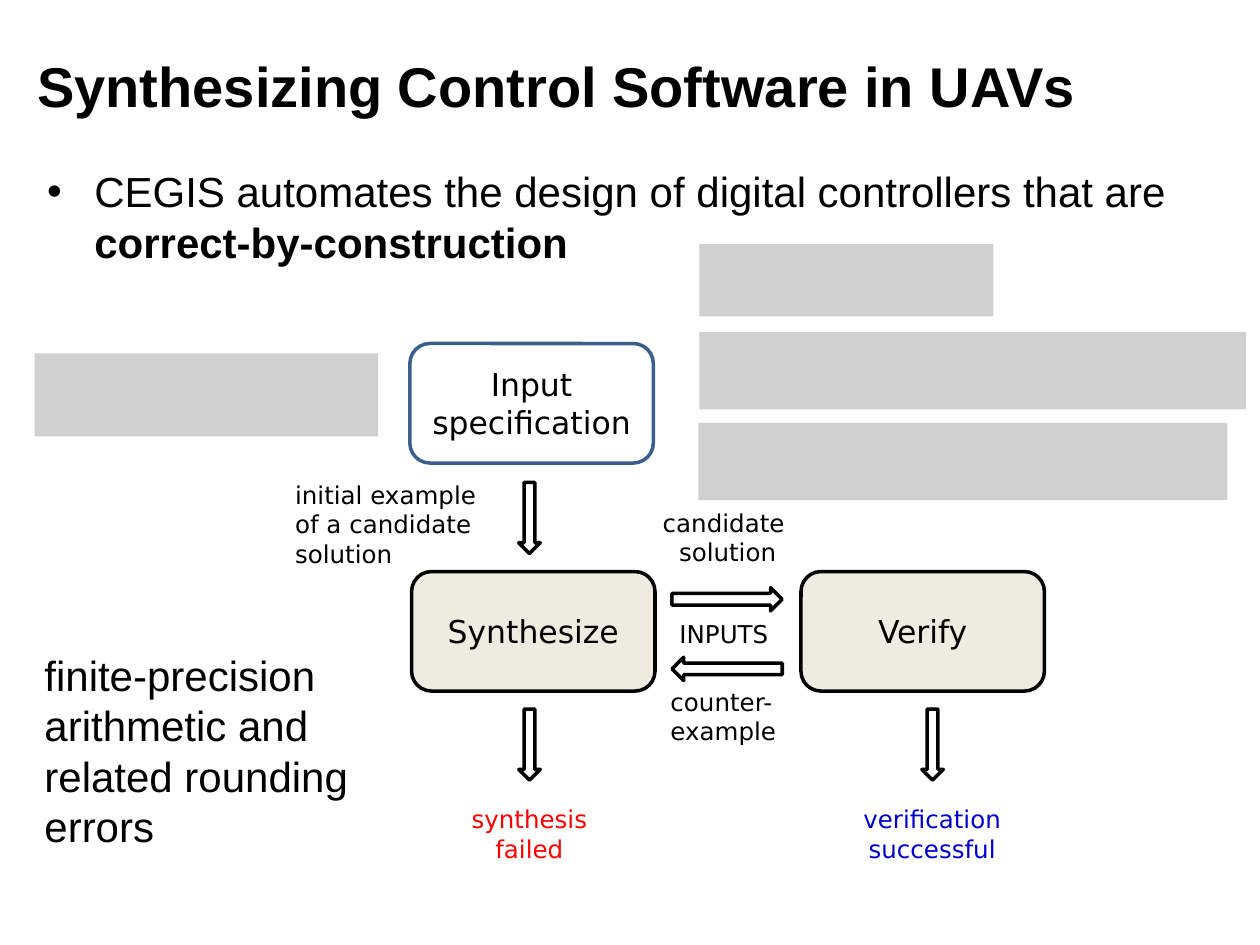
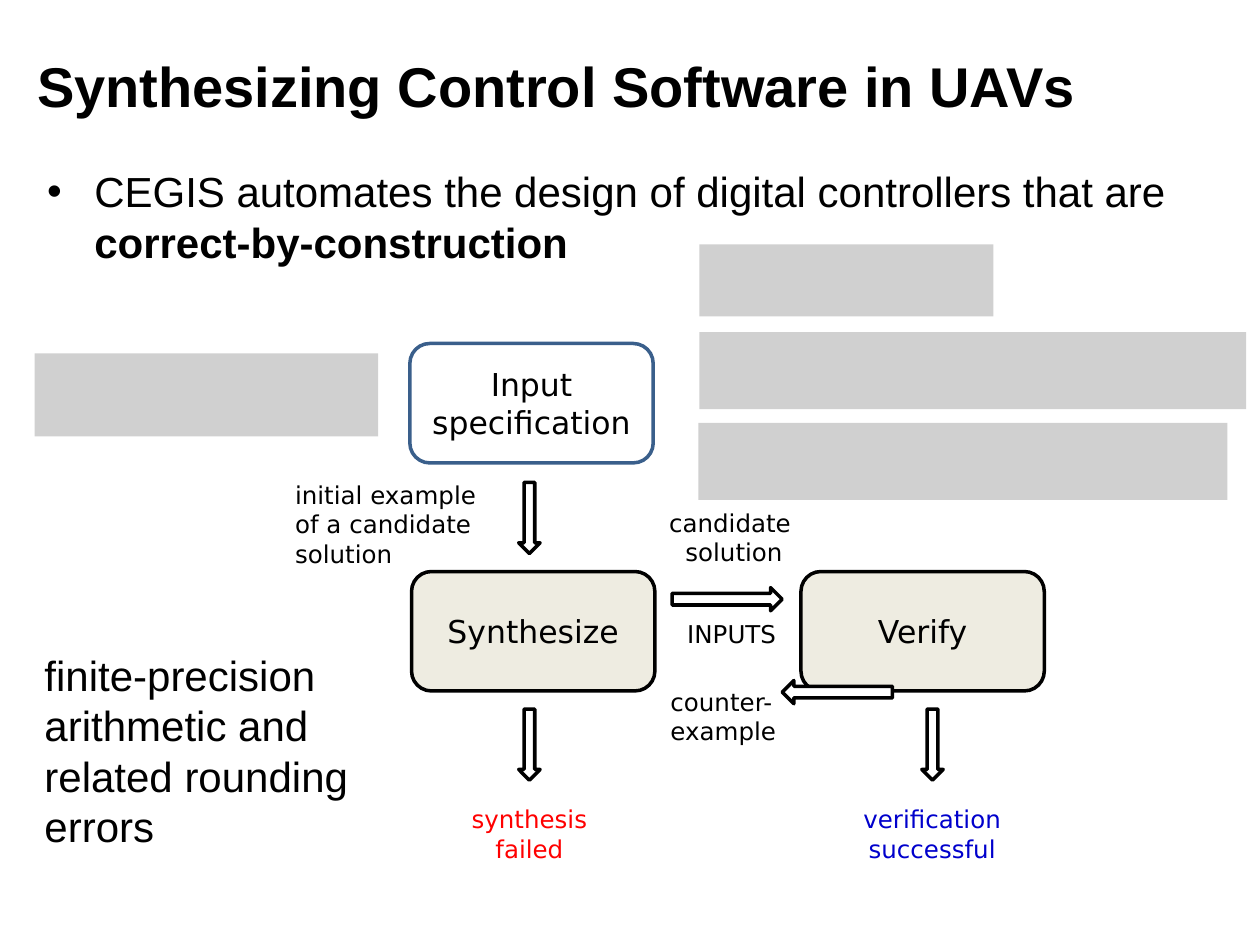
Before and after one commit to polgreen/control2, a slide deck: slide 5 of slides/project_taster_session.pptx (slide 3 before the commit). Drawn at 1260x945 pixels with LibreOffice and Linux fonts; fonts in the diff are those of the drawing; grey boxes stand for pictures. Boxes give left, top, right and bottom in pixels: in the first picture for what was removed or moved away, otherwise in the second. Text is boxed around its words. In the diff, an @@ line names an element or a change of style, - is before the commit and + after.

```diff
--- a/slides/project_taster_session.pptx
+++ b/slides/project_taster_session.pptx
@@ text "candidate": place and size @@
-text "candidate" at (663, 513, 785, 562)
+text "candidate" at (669, 513, 791, 562)
@@ rounded rectangle "Verify" at (801, 572, 1045, 692): proportions changed @@
@@ text "INPUTS": place and size @@
-text "INPUTS" at (679, 624, 768, 644)
+text "INPUTS" at (687, 625, 776, 644)
@@ right arrow at (782, 680, 892, 703): proportions changed @@
@@ right arrow: place and size @@
-right arrow at (672, 658, 781, 680)
+right arrow at (782, 680, 892, 703)
```
Also in this commit, not shown: 2 other slides changed, 2 slides added.
